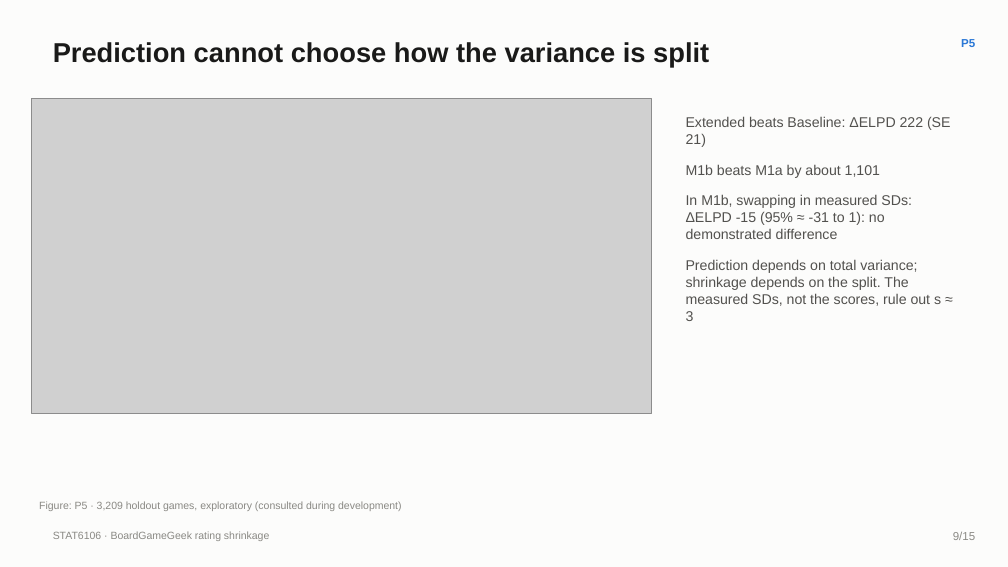
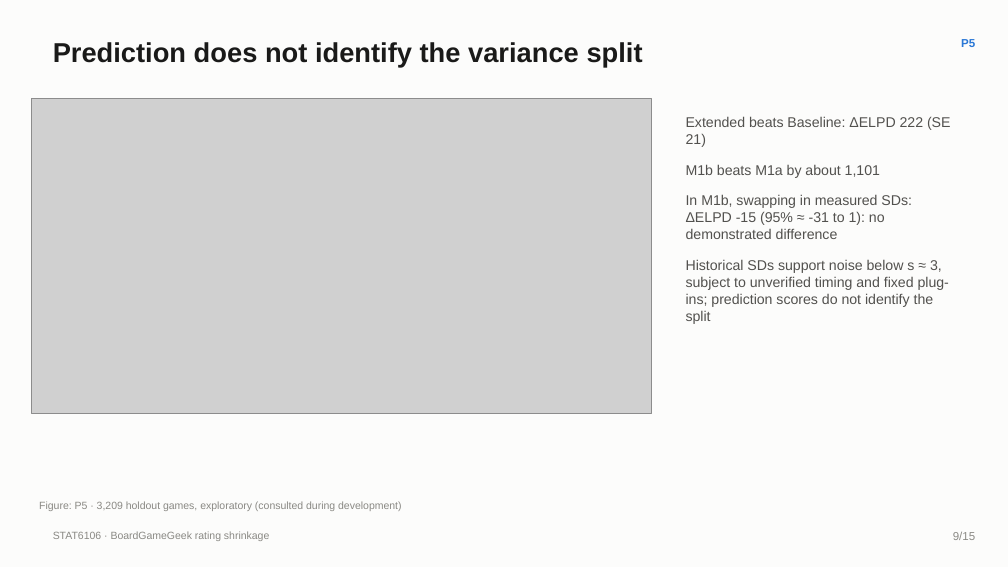
Before and after one commit to iwanttosleeeep/bayesian-boardgame-ratings, a slide deck: slide 9 of slides/Group_deck_draft.pptx. Drawn at 1008x567 pixels with LibreOffice and Linux fonts; fonts in the diff are those of the drawing; grey boxes stand for pictures. Boxes give left, top, right and bottom in pixels: in the first picture for what was removed or moved away, otherwise in the second. Text is boxed around its words. In the diff, an @@ line names an element or a change of style, - is before the commit and + after.

Commit message:
docs: align group deck wording and record reproduction validation

```diff
--- a/slides/Group_deck_draft.pptx
+++ b/slides/Group_deck_draft.pptx
@@ text at [53, 42, 643, 67]: text changed @@
-Prediction cannot choose how the variance is split
+Prediction does not identify the variance split
@@ text at [686, 259, 949, 324]: text changed @@
-Prediction depends on total variance; shrinkage depends on the split. The measured SDs, not the scores, rule out s ≈ 3
+Historical SDs support noise below s ≈ 3, subject to unverified timing and fixed plug-ins; prediction scores do not identify the split
```
Also in this commit, not shown: 5 other slides changed, 6 other files.
